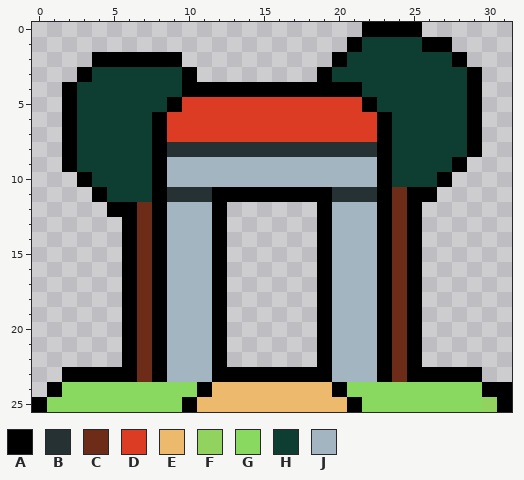
A pixel-art sprite gets an edit: Graphics/Sprites/Anomalous/World/CountryEntrance.png. The first picture shows the starting point.
The file is 32x26 pixels. Colours within 5 levels of each other are drawn and written as one.
Palette (. is transparent): A #000000  B #263133  C #6c2c17  D #dd3c24  E #edb96c  F #92d25e  G #89d860  H #0e3d32  J #a4b5c2
Pixels before, first column x 0:
 0 ......................AAAA......
 1 .....................AHHHHAA....
 2 ....AAAAAA..........AHHHHHHHA...
 3 ...AHHHHHHA........AHHHHHHHHHA..
 4 ..AHHHHHHHAAAAAAAAAAAAHHHHHHHA..
 5 ..AHHHHHHADDDDDDDDDDDDAHHHHHHA..
 6 ..AHHHHHADDDDDDDDDDDDDDAHHHHHA..
 7 ..AHHHHHADDDDDDDDDDDDDDAHHHHHA..
 8 ..AHHHHHABBBBBBBBBBBBBBAHHHHHA..
 9 ..AHHHHHAJJJJJJJJJJJJJJAHHHHA...
10 ...AHHHHAJJJJJJJJJJJJJJAHHHA....
11 ....AHHHABBBAAAAAAAABBBACAA.....
12 .....AACAJJJA......AJJJACA......
13 ......ACAJJJA......AJJJACA......
14 ......ACAJJJA......AJJJACA......
15 ......ACAJJJA......AJJJACA......
16 ......ACAJJJA......AJJJACA......
17 ......ACAJJJA......AJJJACA......
18 ......ACAJJJA......AJJJACA......
19 ......ACAJJJA......AJJJACA......
20 ......ACAJJJA......AJJJACA......
21 ......ACAJJJA......AJJJACA......
22 ......ACAJJJA......AJJJACA......
23 ..AAAAACAJJJAAAAAAAAJJJACAAAAA..
24 .AGGGGGGGGGAEEEEEEEEAGGGGGGGGGAA
25 AGGGGGGGGGAEEEEEEEEEEAGGGGGGGGFA
After:
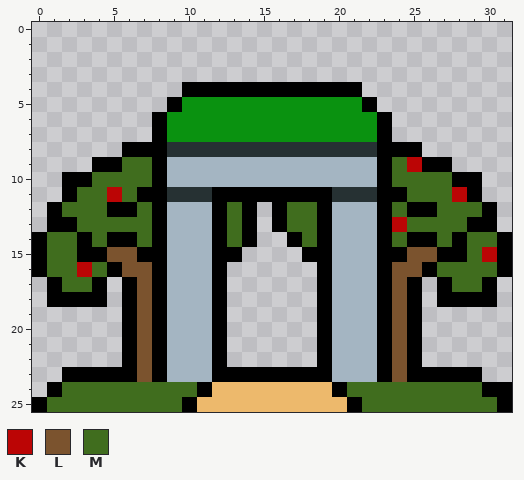
Colours new in this view: K #bb0505  L #7b532e  M #406d1e
The exact change:
colour D: #dd3c24 -> #0a9210
Changed rows in their new state; - is a pixel that keeps its letter.
first column x 0:
 0 ----------------------....------
 1 ---------------------.......----
 2 ----......----------.........---
 3 ---........--------...........--
 4 --........------------........--
 5 --.......--------------.......--
 6 --......----------------......--
 7 --......----------------......--
 8 --....AA----------------AA....--
 9 --..AAMM----------------MKAA.---
10 --A-MMMM----------------MMMMAA--
11 --AMMKMA----------------AMMMKA--
12 -AMMM--M-----MA-AMM-----M-AMMMA-
13 -AAMMMMM-----MA-AMM-----KMMMMAA-
14 AMMAMA-M-----MA--AM-----M-AMAMMA
15 AMMAALLA-----A----A-----ALLAAMKA
16 AMMKMALL----------------LLAMMMMA
17 -AMMA--L----------------L--AMMA-
18 -AAAA--L----------------L--AAAA-
19 -------L----------------L-------
20 -------L----------------L-------
21 -------L----------------L-------
22 -------L----------------L-------
23 -------L----------------L-------
24 --MMMMMMMMM----------MMMMMMMMM--
25 -MMMMMMMMM------------MMMMMMMMM-
